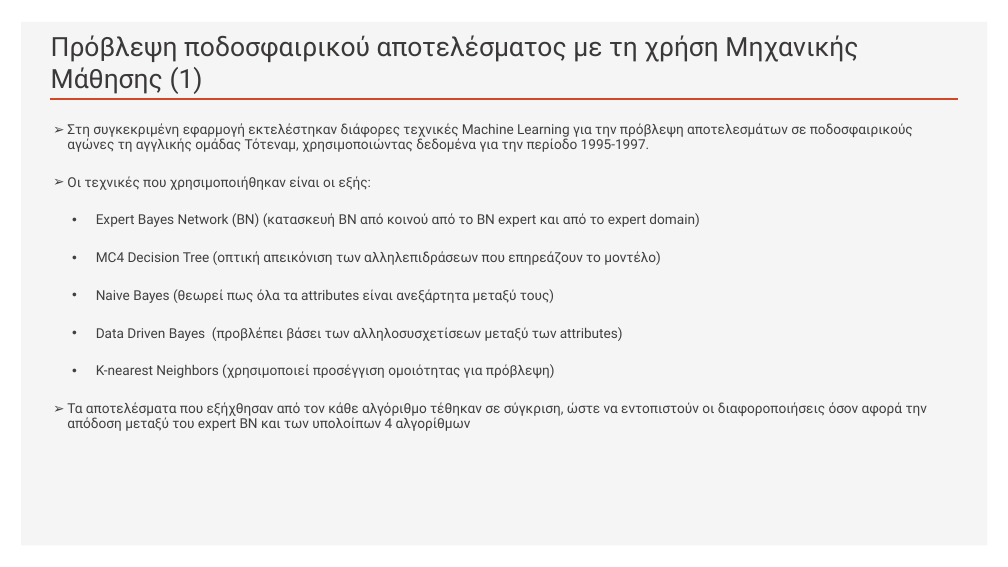
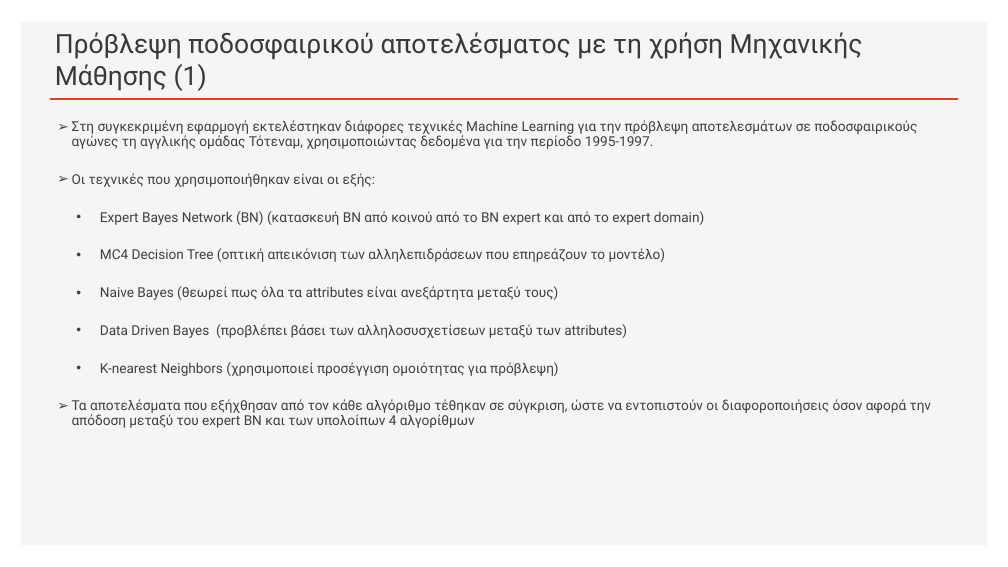
Before and after one commit to nikosbampis/Machine-Learning, a slide deck: slide 5 of machine-learning-12-13.pptx. Drawn at 1008x567 pixels with LibreOffice and Linux fonts; fonts in the diff are those of the drawing. Boxes give left, top, right and bottom in pixels: in the first picture for what was removed or moved away, otherwise in the second. Text is boxed around its words. In the diff, an @@ line names an element or a change of style, - is before the commit and + after.

```diff
--- a/machine-learning-12-13.pptx
+++ b/machine-learning-12-13.pptx
@@ text "Πρόβλεψη ποδοσφαιρικού αποτελέσματος με τη ...": place and size @@
-text "Πρόβλεψη ποδοσφαιρικού αποτελέσματος με τη ..." at [51,35,858,94]
+text "Πρόβλεψη ποδοσφαιρικού αποτελέσματος με τη ..." at [55,32,863,91]
@@ text "Στη συγκεκριμένη εφαρμογή εκτελέστηκαν διάφορες ...": place and size @@
-text "Στη συγκεκριμένη εφαρμογή εκτελέστηκαν διάφορες ..." at [67,123,927,431]
+text "Στη συγκεκριμένη εφαρμογή εκτελέστηκαν διάφορες ..." at [72,120,931,428]
```
Also in this commit, not shown: 3 other slides changed, 4 slides added, 5 slides removed.
